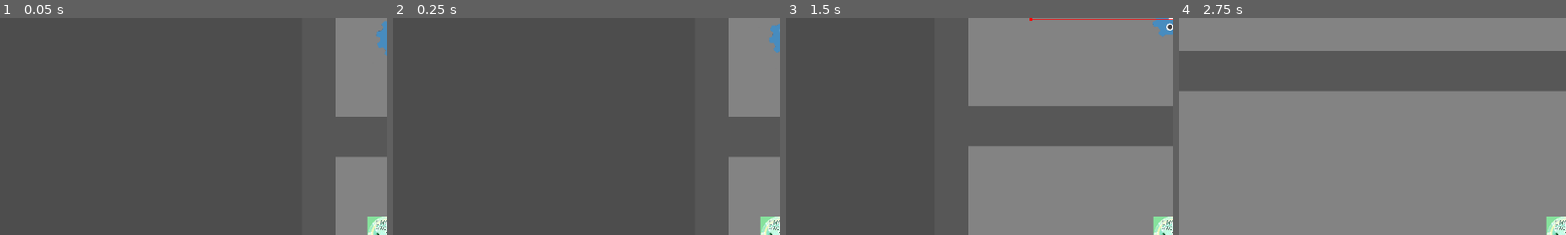
Above: before the commit, frames 1-4 (left to right).
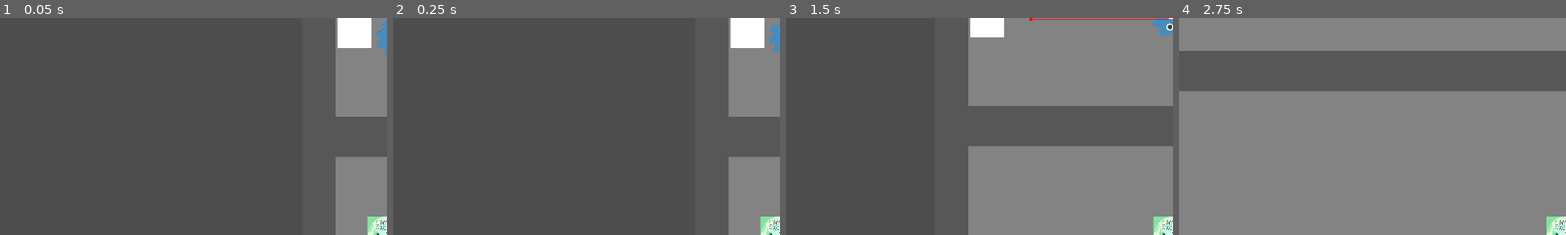
Above: after the commit, the same moments.

Repository: AmirH32/Bot-Or-Not
Game: Godot game, scene res://scenes/world.tscn
Two runs of this game, one before a commit and one after it. Both use one fixed random seed, a clock stepped at 60 frames per second and the inputs below.
Inputs:
- Up to frame 1 (0.05 s): no input
- Up to frame 2 (0.25 s): no input
- Up to frame 3 (1.5 s): hold Right (ui_right) 0.53-1.28 s; hold Down (ui_down) from 1.28 s (still down)
- Up to frame 4 (2.75 s): release Down (ui_down) at 2.03 s; hold Right (ui_right) from 2.03 s (still down)
The pictures show only the part of the screen within x 0-50%, y 0-50%; the shares and areas given below are measured in that part.

The runs differ from the first frame. In frame 1, 1.2% of the frame differs, in the area x 87-96%, y 0-14%; in frame 2, 1.2%; in frame 3, 0.8%; in frame 4, nothing differs.

Commit message:
updated win area positions

Diff:
--- a/scenes/levels/level_1.tscn
+++ b/scenes/levels/level_1.tscn
@@ -12,6 +12,9 @@
 agent_radius = 30.0
 
 [node name="Level1" instance=ExtResource("1_e3uxy")]
+
+[node name="WinArea" parent="." index="0"]
+position = Vector2(78, 168)
 
 [node name="Wall5" parent="." index="4" instance=ExtResource("1_kda31")]
 position = Vector2(355, 325)
--- a/scenes/levels/level_2.tscn
+++ b/scenes/levels/level_2.tscn
@@ -19,6 +19,9 @@
 agent_radius = 30.0
 
 [node name="Level1" instance=ExtResource("1_01fsc")]
+
+[node name="WinArea" parent="." index="0"]
+position = Vector2(1892, 557)
 
 [node name="Wall" parent="." index="1"]
 position = Vector2(960, 25)
--- a/scenes/levels/level_template.tscn
+++ b/scenes/levels/level_template.tscn
@@ -12,6 +12,7 @@
 agent_radius = 30.0
 
 [node name="Level1" type="Node2D"]
+process_mode = 1
 
 [node name="WinArea" parent="." instance=ExtResource("3_v63lc")]
 position = Vector2(79, 325)
